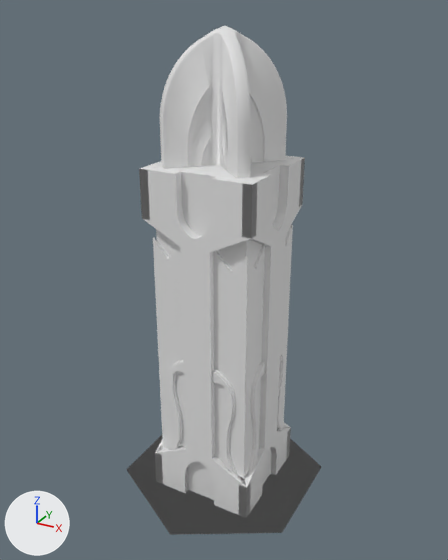
A saved change to the glTF model public/laur-pillar-from-hs-blendfile.glb.
Rendered twice from a 50 mm lens placed at (2.44, -4.44, 4.32), pointed at (0.0, 0.0, 2.1). Every picture has the same lights, and +X, +Y and +Z are marked at lower left. The first picture is the older version. Vertices at exactly the same position are counted once.

The scene before the commit, as lines of its bpy script (objects in view):
```python
me_cube_008 = bpy.data.meshes.new('Cube.008')
me_cube_008.from_pydata(...)  # 2284 vertices, 4404 faces; spans x -0.49..0.51, y -0.5..0.5, z 0.0..3.15
me_cube_013 = bpy.data.meshes.new('Cube.013')
me_cube_013.from_pydata(...)  # 56 vertices, 48 faces; spans x -0.44..0.45, y -0.44..0.44, z 0.0..2.56
me_cube_014 = bpy.data.meshes.new('Cube.014')
me_cube_014.from_pydata(...)  # 961 vertices, 1698 faces; spans x -0.414..0.426, y -0.42..0.42, z 3.148..4.194
me_cube_015 = bpy.data.meshes.new('Cube.015')
me_cube_015.from_pydata(...)  # 8 vertices, 10 faces; spans x -0.414..0.426, y -0.42..0.42, z 2.129..3.148
me_interlock0_002 = bpy.data.meshes.new('Interlock0.002')
me_interlock0_002.from_pydata(...)  # a 6-sided cylinder along z spanning x -0.87..0.87, y -1.0..1.0, z 0.0..0.35
ob_pillarbasehex = bpy.data.objects.new('PillarBaseHex', me_interlock0_002)
ob_pillarbasehex.location = (0.0, 0.0, 0.0)
ob_pillarbasehex.scale = (1.0, 1.0, 0.0)
ob_pillarfacade = bpy.data.objects.new('PillarFacade', me_cube_008)
ob_pillarfacade.location = (0.0, 0.0, 0.0)
ob_pillarfacadeinner = bpy.data.objects.new('PillarFacadeInner', me_cube_013)
ob_pillarfacadeinner.location = (0.0, 0.0, 0.0)
ob_pillarsubdecorcore = bpy.data.objects.new('PillarSubDecorCore', me_cube_015)
ob_pillarsubdecorcore.location = (0.0, 0.0, 0.0)
ob_pillartop = bpy.data.objects.new('PillarTop', me_cube_014)
ob_pillartop.location = (0.0, 0.0, 0.0)
```
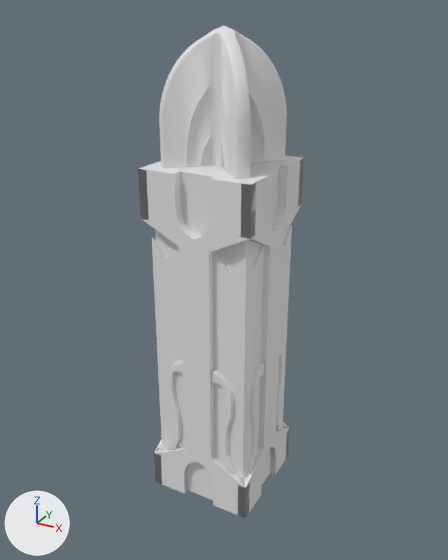
What differs and where, as boxes (x1, y1, x2, y2) in the pictures (448 x 560 px):
'PillarFacade', turned
    before: (139, 156, 305, 518)
    after: (138, 156, 304, 518)
'PillarTop', turned
    before: (155, 26, 290, 181)
    after: (153, 26, 290, 181)
'PillarFacadeInner', turned
    before: (153, 226, 293, 500)
    after: (152, 226, 292, 500)
'PillarBaseHex', deleted
    before: (126, 435, 321, 535)

Patch to the scene script:
```diff
--- a/public/laur-pillar-from-hs-blendfile.glb.py
+++ b/public/laur-pillar-from-hs-blendfile.glb.py
@@ me_cube_008 @@
 # used by ob_pillarfacade; location = (0.0, 0.0, 0.0)
-me_cube_008.from_pydata(...)  # 2284 vertices, 4404 faces; spans x -0.49..0.51, y -0.5..0.5, z 0.0..3.15
+me_cube_008.from_pydata(...)  # 2284 vertices, 4404 faces; spans x -0.5..0.5, y -0.51..0.49, z 0.0..3.15
+# me_cube_008 part 1: the whole mesh is turned -90 degrees about the z axis through the mesh origin
@@ me_cube_013 @@
 # used by ob_pillarfacadeinner; location = (0.0, 0.0, 0.0)
-me_cube_013.from_pydata(...)  # 56 vertices, 48 faces; spans x -0.44..0.45, y -0.44..0.44, z 0.0..2.56
+me_cube_013.from_pydata(...)  # 56 vertices, 48 faces; spans x -0.44..0.44, y -0.45..0.44, z 0.0..2.56
+# me_cube_013 part 2: the whole mesh is turned -90 degrees about the z axis through the mesh origin
@@ me_cube_014 @@
 # used by ob_pillartop; location = (0.0, 0.0, 0.0)
-me_cube_014.from_pydata(...)  # 961 vertices, 1698 faces; spans x -0.414..0.426, y -0.42..0.42, z 3.148..4.194
+me_cube_014.from_pydata(...)  # 961 vertices, 1698 faces; spans x -0.421..0.419, y -0.427..0.413, z 3.148..4.194
+# me_cube_014 part 3: the whole mesh is turned -90 degrees about the z axis through the mesh origin
@@ ob_pillarbasehex @@
-ob_pillarbasehex = bpy.data.objects.new('PillarBaseHex', me_interlock0_002)
-ob_pillarbasehex.location = (0.0, 0.0, 0.0)
-ob_pillarbasehex.scale = (1.0, 1.0, 0.0)
```
